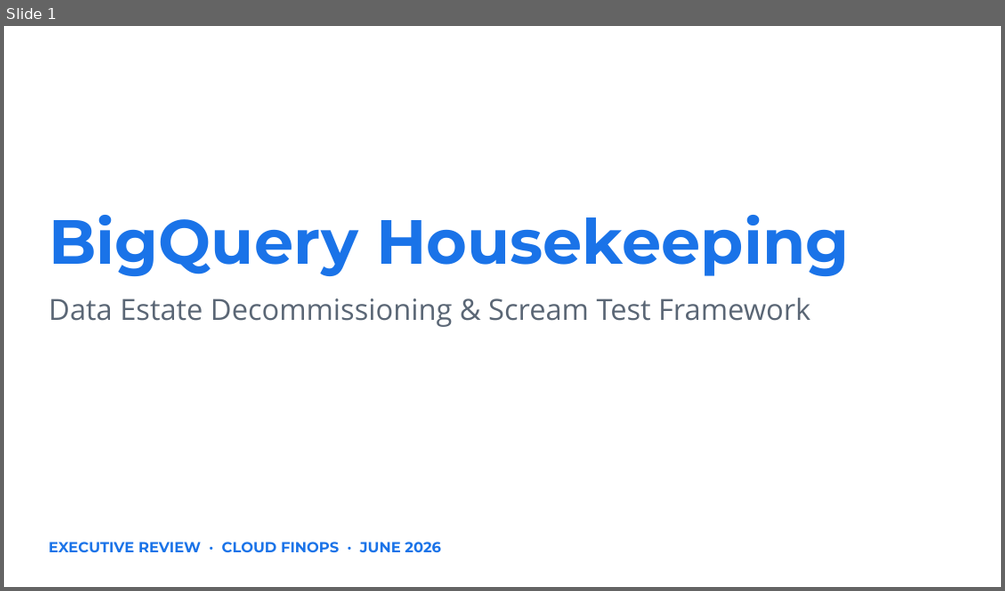
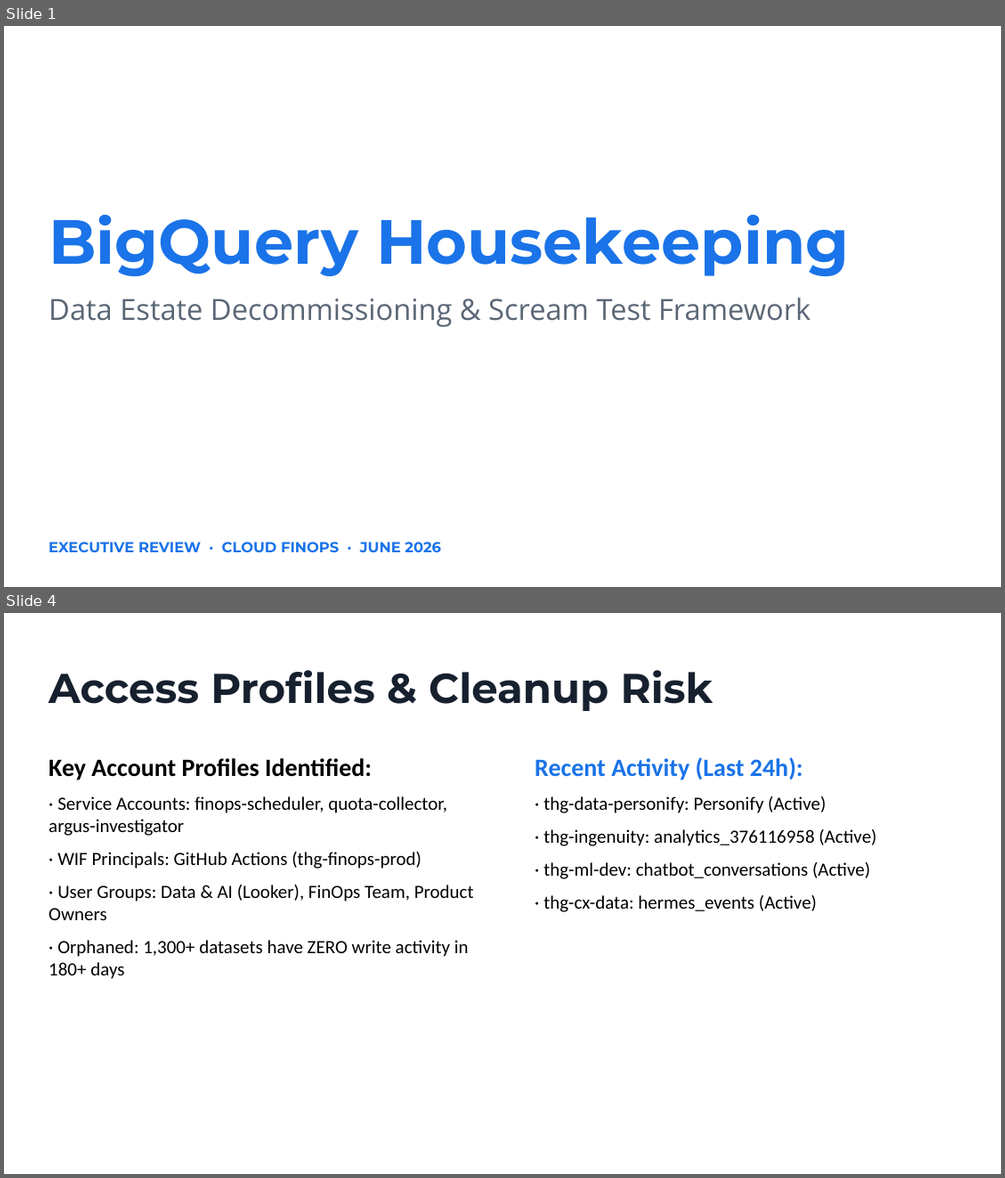
Before and after one commit to alandoddthg/bq-housekeeping, a slide deck: BigQuery_Housekeeping_Process.pptx. Shown one above the other, each under a label of ours: slide 1 before the commit, slides 1 and 4 after it; the slides between them are not shown. The pictures are 1005x591 and 1005x1178 pixels, drawn with LibreOffice and Linux fonts; fonts in the diff are those of the drawing. Boxes give left, top, right and bottom in pixels: in the first picture for what was removed or moved away, otherwise in the second. Text is boxed around its words. In the diff, an @@ line names an element or a change of style, - is before the commit and + after.

```diff
--- a/BigQuery_Housekeeping_Process.pptx
+++ b/BigQuery_Housekeeping_Process.pptx
@@ slide 4 added at (x1=4, y1=613, x2=1001, y2=1174), background #FFFFFF @@
@@ text added at (x1=48, y1=670, x2=713, y2=711), 40 pt, text #16202E, bold @@
+Access Profiles & Cleanup Risk
@@ text added at (x1=48, y1=758, x2=474, y2=979), 18 pt, text #000000 @@
+Key Account Profiles Identified:
+· Service Accounts: finops-scheduler, quota-collector, argus-investigator
+· WIF Principals: GitHub Actions (thg-finops-prod)
+· User Groups: Data & AI (Looker), FinOps Team, Product Owners
+· Orphaned: 1,300+ datasets have ZERO write activity in 180+ days
@@ text added at (x1=534, y1=757, x2=876, y2=912), 18 pt, text #000000 @@
+Recent Activity (Last 24h):
+· thg-data-personify: Personify (Active)
+· thg-ingenuity: analytics_376116958 (Active)
+· thg-ml-dev: chatbot_conversations (Active)
+· thg-cx-data: hermes_events (Active)
```
Also in this commit, not shown: 1 slide changed, 2 other slides added, 3 slides removed, 6 other files.
